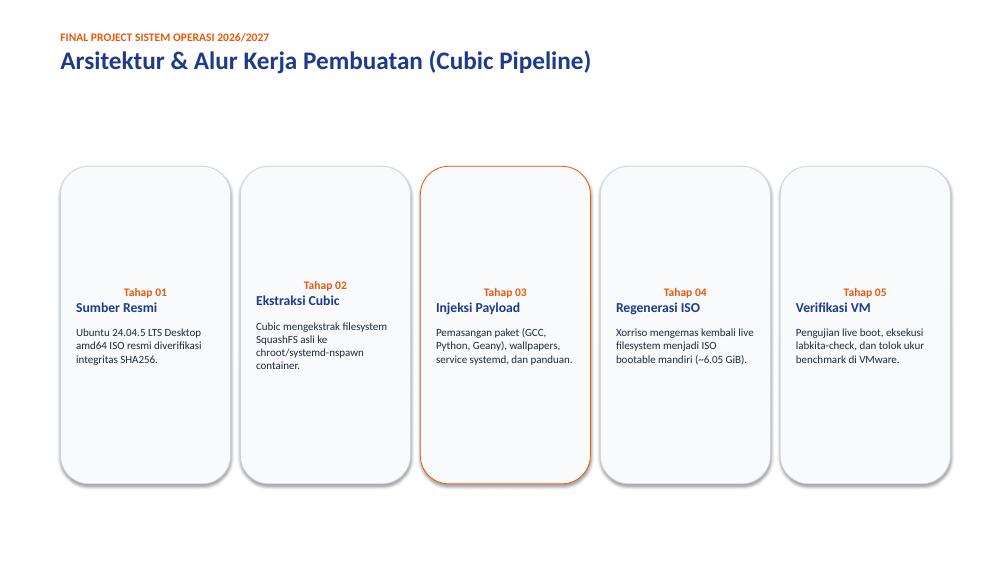
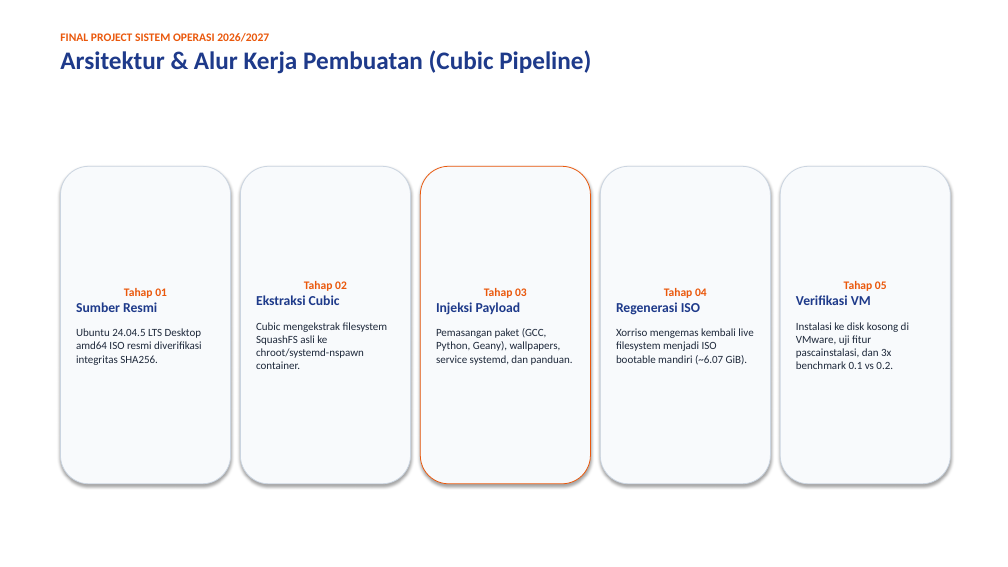
Before and after one commit to luvices/labkita, a slide deck: slide 4 of docs/presentation/labkita-presentation.pptx. Drawn at 1008x567 pixels with LibreOffice and Linux fonts; fonts in the diff are those of the drawing. Boxes give left, top, right and bottom in pixels: in the first picture for what was removed or moved away, otherwise in the second. Text is boxed around its words. In the diff, an @@ line names an element or a change of style, - is before the commit and + after.

```diff
--- a/docs/presentation/labkita-presentation.pptx
+++ b/docs/presentation/labkita-presentation.pptx
@@ text in rounded rectangle at [616, 328, 753, 365]: text changed @@
-Xorriso mengemas kembali live filesystem menjadi ISO bootable mandiri (~6.05 GiB).
+Xorriso mengemas kembali live filesystem menjadi ISO bootable mandiri (~6.07 GiB).
@@ text in rounded rectangle at [796, 322, 909, 369]: text changed @@
-Pengujian live boot, eksekusi labkita-check, dan tolok ukur benchmark di VMware.
+Instalasi ke disk kosong di VMware, uji fitur pascainstalasi, dan 3x benchmark 0.1 vs 0.2.
```
Also in this commit, not shown: 4 other slides changed, 3 slides added, 2 slides removed, 3 other files.
